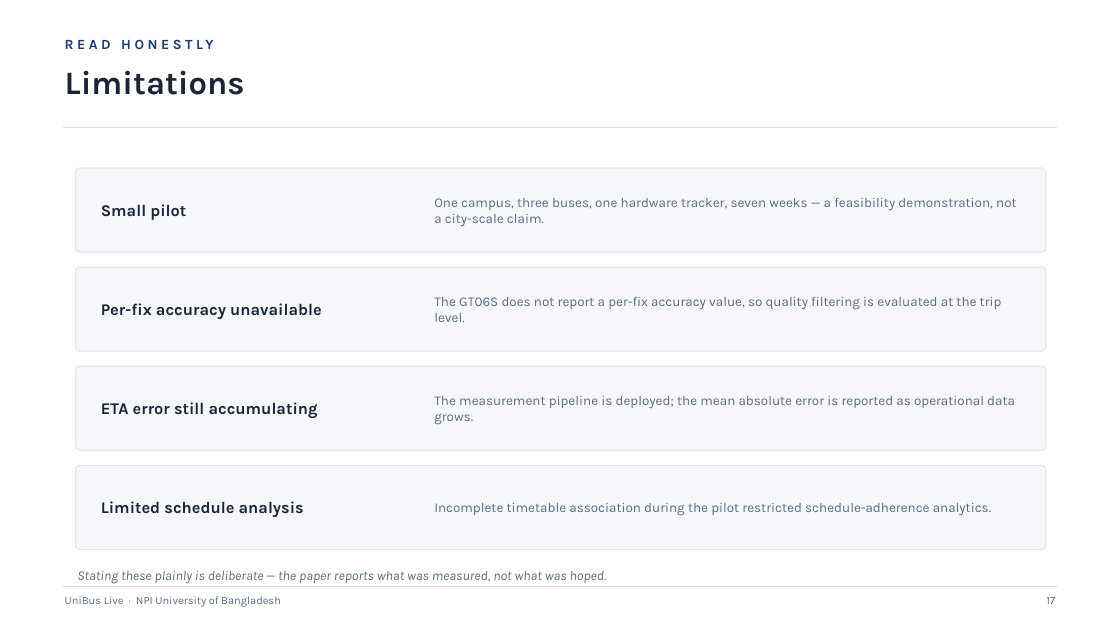
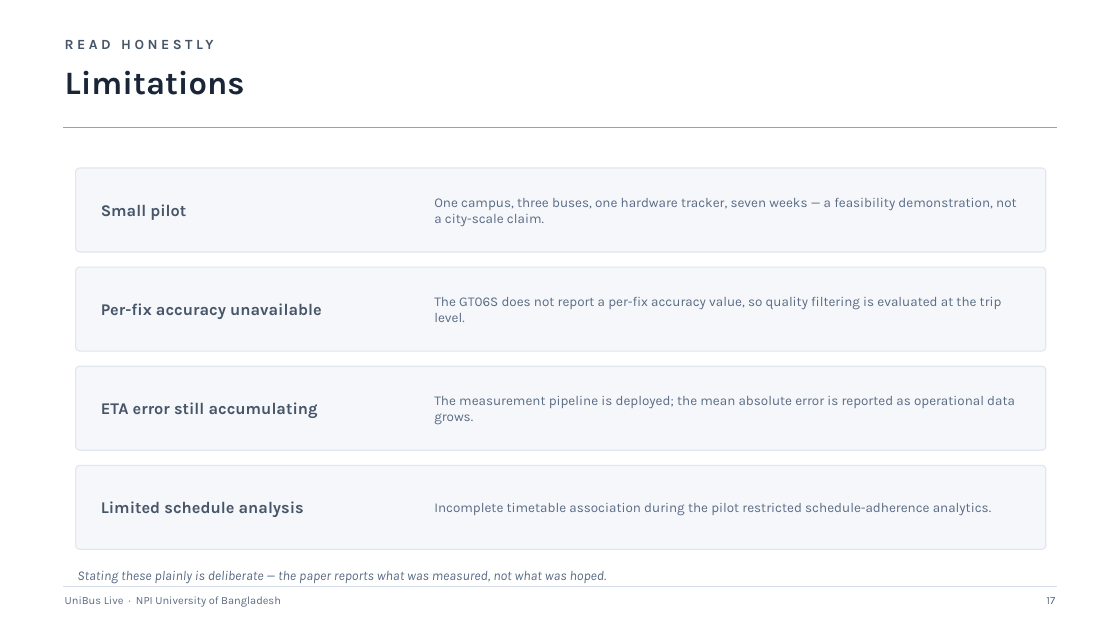
Before and after one commit to mdshishirhossain05/bus-tracking-backend, a slide deck: slide 17 of thesis/ppt/UniBus_Live_Academic_Presentation.pptx. Drawn at 1120x630 pixels with LibreOffice and Linux fonts; fonts in the diff are those of the drawing. Boxes give left, top, right and bottom in pixels: in the first picture for what was removed or moved away, otherwise in the second. Text is boxed around its words. In the diff, an @@ line names an element or a change of style, - is before the commit and + after.

```diff
--- a/thesis/ppt/UniBus_Live_Academic_Presentation.pptx
+++ b/thesis/ppt/UniBus_Live_Academic_Presentation.pptx
@@ text "READ HONESTLY" at (63, 35, 1054, 60): text colour #1F3A6E to #475569 @@
@@ line (63, 128) - (1057, 128): stroke #D8DEE9 1.2 pt to #99A1AC 1.2 pt @@
@@ text colour #1A2538 to #475569 in 4 elements at (101, 204, 186, 220), (101, 303, 322, 319), (101, 402, 318, 418), (101, 501, 304, 517) @@
```
Also in this commit, not shown: 18 other slides changed.
